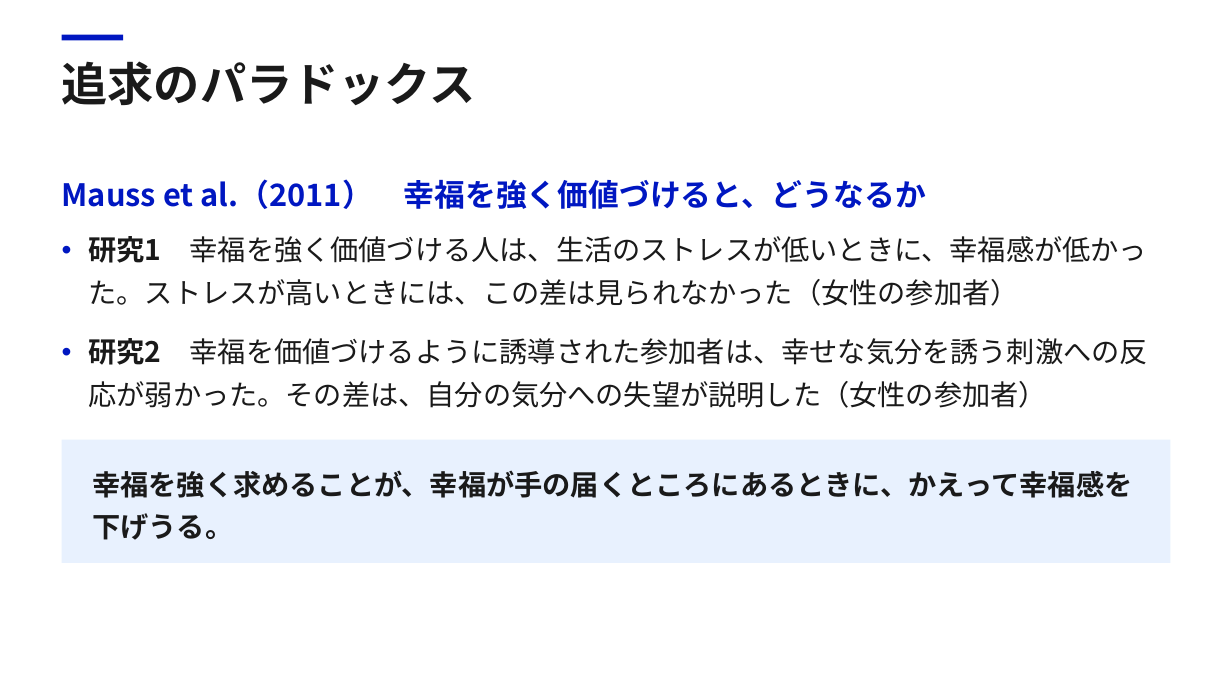
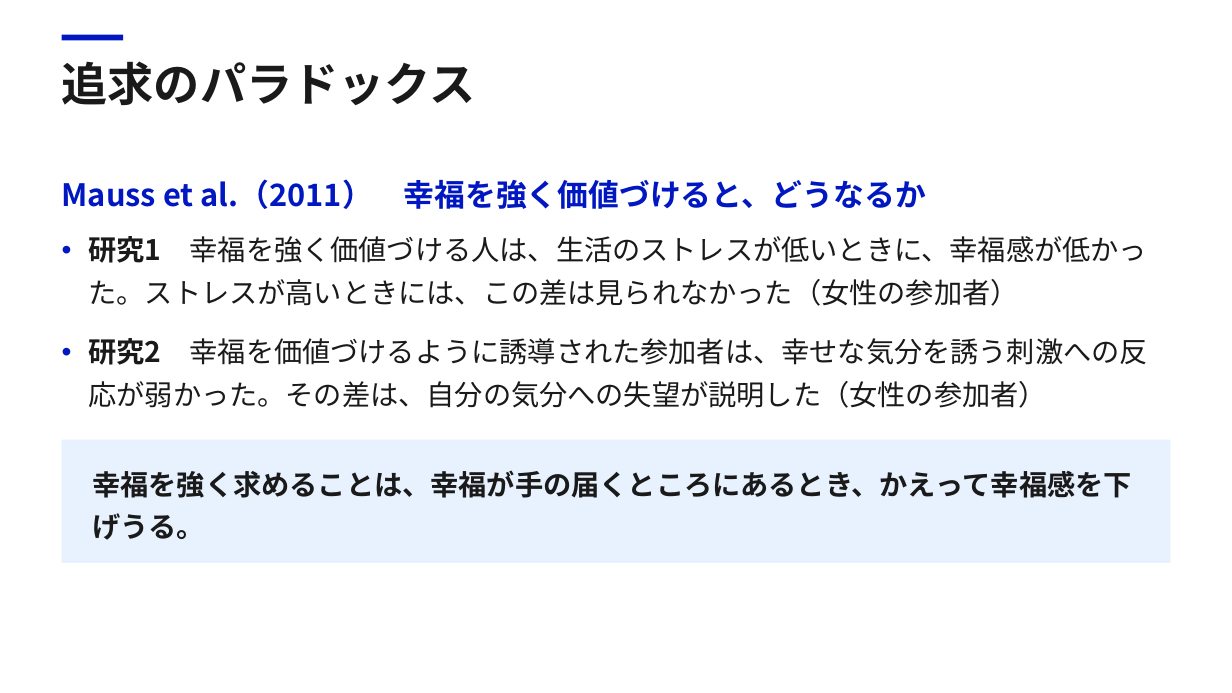
Before and after one commit to Daisetsu1980/markitdown, a slide deck: slide 24 of work/幸福_第2回/幸福_第2回.pptx. Drawn at 1232x693 pixels with LibreOffice and Linux fonts; fonts in the diff are those of the drawing. Boxes give left, top, right and bottom in pixels: in the first picture for what was removed or moved away, otherwise in the second. Text is boxed around its words. In the diff, an @@ line names an element or a change of style, - is before the commit and + after.

```diff
--- a/work/幸福_第2回/幸福_第2回.pptx
+++ b/work/幸福_第2回/幸福_第2回.pptx
@@ text at [92,470,1131,540]: text changed @@
-幸福を強く求めることが、幸福が手の届くところにあるときに、かえって幸福感を下げうる。
+幸福を強く求めることは、幸福が手の届くところにあるとき、かえって幸福感を下げうる。
```
Also in this commit, not shown: 9 other slides changed, 16 other files.
